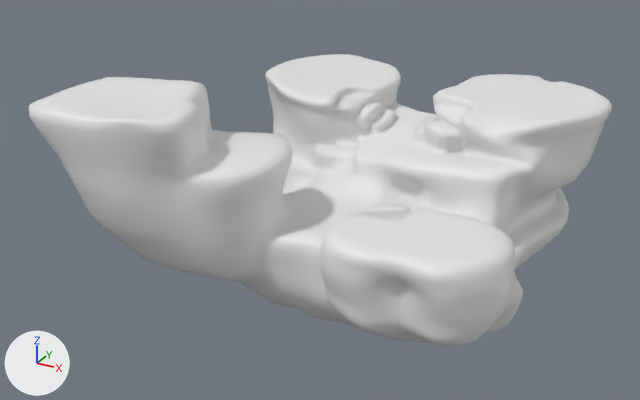
The FBX model Assets/Member Scenes/Sindre S/TESTING/Start_Island.fbx as it was, and as the next commit left it.
Rendered twice from a camera (50 mm lens) standing at (102.6, -209.7, 99.2) and looking at (-8.5, -7.6, -1.9). Every picture has the same lights, and +X, +Y and +Z are marked at lower left. Where no turn or scale is listed for an object, it has been applied to the vertices.

The scene before the commit, as lines of its bpy script (objects in view):
```python
me_mesh = bpy.data.meshes.new('Mesh')
me_mesh.from_pydata(...)  # 9034 vertices, 9032 faces; spans x -60.7..60.4, y -63.2..63.2, z -37.2..35.2
ob_box004 = bpy.data.objects.new('Box004', me_mesh)
ob_box004.location = (0.0, -2.5, 0.0)
```
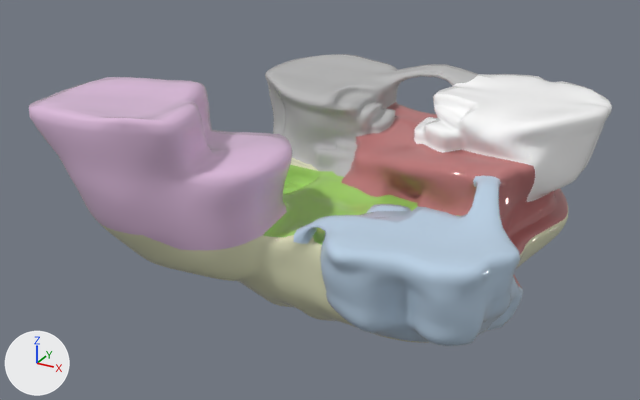
Commit message: update start island

Boxes (x1, y1, x2, y2) around the edits, measured in the pictures (640 x 400 px; the box of a moved part takes in the faces that stretch with it):
part 1 of me_mesh, moved or reshaped: before (276, 107, 523, 345); after (276, 107, 522, 345)
part 2 of me_mesh, moved or reshaped: before (322, 65, 513, 108); after (322, 64, 513, 108)
part 3 of me_mesh, recoloured: (341, 102, 568, 290) in both
part 4 of me_mesh, recoloured (white to grey): (29, 77, 293, 250) in both
part 5 of me_mesh, recoloured: (99, 158, 569, 343) in both
part 6 of me_mesh, recoloured (white to green): (263, 165, 418, 244) in both
part 7 of me_mesh, recoloured (white to grey): (265, 54, 400, 177) in both
part 8 of me_mesh, recoloured (white to blue): (320, 204, 523, 346) in both
part 9 of me_mesh, recoloured: (414, 74, 612, 202) in both

What the commit changed:
Material 'Material #27' (mat_material__27) is new.
Its base color is (0.5, 0.187, 0.187) (pink #bc7878).
Its roughness is 0.0.
Material 'Material #33' (mat_material__33) is new.
Its base color is (1.0, 1.0, 1.0) (white #ffffff).
Its roughness is 0.0.
Material 'Material #31' (mat_material__31) is new.
Its base color is (0.5, 0.5, 0.5) (grey #bcbcbc).
Its roughness is 0.0.
Material 'Material #28' (mat_material__28) is new.
Its base color is (0.722, 0.502, 0.714) (light grey #ddbcdc).
Its roughness is 0.0.
Material 'Material #29' (mat_material__29) is new.
Its base color is (0.729, 0.737, 0.502) (light grey #dedfbc).
Its roughness is 0.0.
Material 'Material #30' (mat_material__30) is new.
Its base color is (0.351, 0.625, 0.135) (green #a0cf67).
Its roughness is 0.0.
Material 'Material #32' (mat_material__32) is new.
Its base color is (0.502, 0.643, 0.792) (blue #bcd2e6).
Its roughness is 0.0.
me_mesh is used by ob_box004; location (0.0, -2.5, 0.0).
me_mesh had 9034 vertices, 9032 faces and spanned x -60.7..60.4, y -63.2..63.2, z -37.2..35.2.
me_mesh now has 9166 vertices, 9160 faces and spans x -60.7..60.4, y -63.2..63.2, z -37.2..35.2.
me_mesh part 1: 668 vertices moved from x -0.8..56.9, y -53.0..16.4, z -35.6..25.9 to x -0.7..57.7, y -55.1..16.4, z -35.6..25.5; 24 vertices removed from x 1.0..51.0, y -43.0..-2.4, z 1.2..14.1; 114 vertices added at x 2.5..50.4, y -42.8..-3.9, z 2.4..15.2.
me_mesh part 2: 41 vertices moved from x -12.7..25.6, y 6.8..44.1, z 22.8..26.2 to x -13.0..25.0, y 7.1..44.4, z 22.9..26.8; 9 vertices removed from x -8.6..21.1, y 33.6..43.3, z 22.8..26.2; 51 vertices added at x -7.7..19.4, y 33.8..43.4, z 23.2..28.4.
me_mesh part 3: 1037 faces spanning x -5.3..54.6, y -23.6..62.9, z -8.0..16.1 switch from no material to mat_material__27 (pink #bc7878).
me_mesh part 4: 704 faces spanning x -60.7..-2.6, y -63.2..-16.6, z 0.4..35.2 switch from no material to mat_material__28 (light grey #ddbcdc).
me_mesh part 5: 3392 faces spanning x -51.5..54.6, y -57.3..63.2, z -37.2..15.7 switch from no material to mat_material__29 (light grey #dedfbc).
me_mesh part 6: 454 faces spanning x -42.8..44.4, y -40.3..9.9, z -12.2..4.7 switch from no material to mat_material__30 (green #a0cf67).
me_mesh part 7: 1193 faces spanning x -46.0..14.8, y 0.9..57.4, z -5.0..26.0 switch from no material to mat_material__31 (grey #bcbcbc).
me_mesh part 8: 885 faces spanning x 13.8..57.7, y -55.1..-15.5, z -16.5..12.2 switch from no material to mat_material__32 (blue #bcd2e6).
me_mesh part 9: 1254 faces spanning x 12.0..60.4, y 3.8..54.4, z 1.1..26.8 switch from no material to mat_material__33 (white #ffffff).
